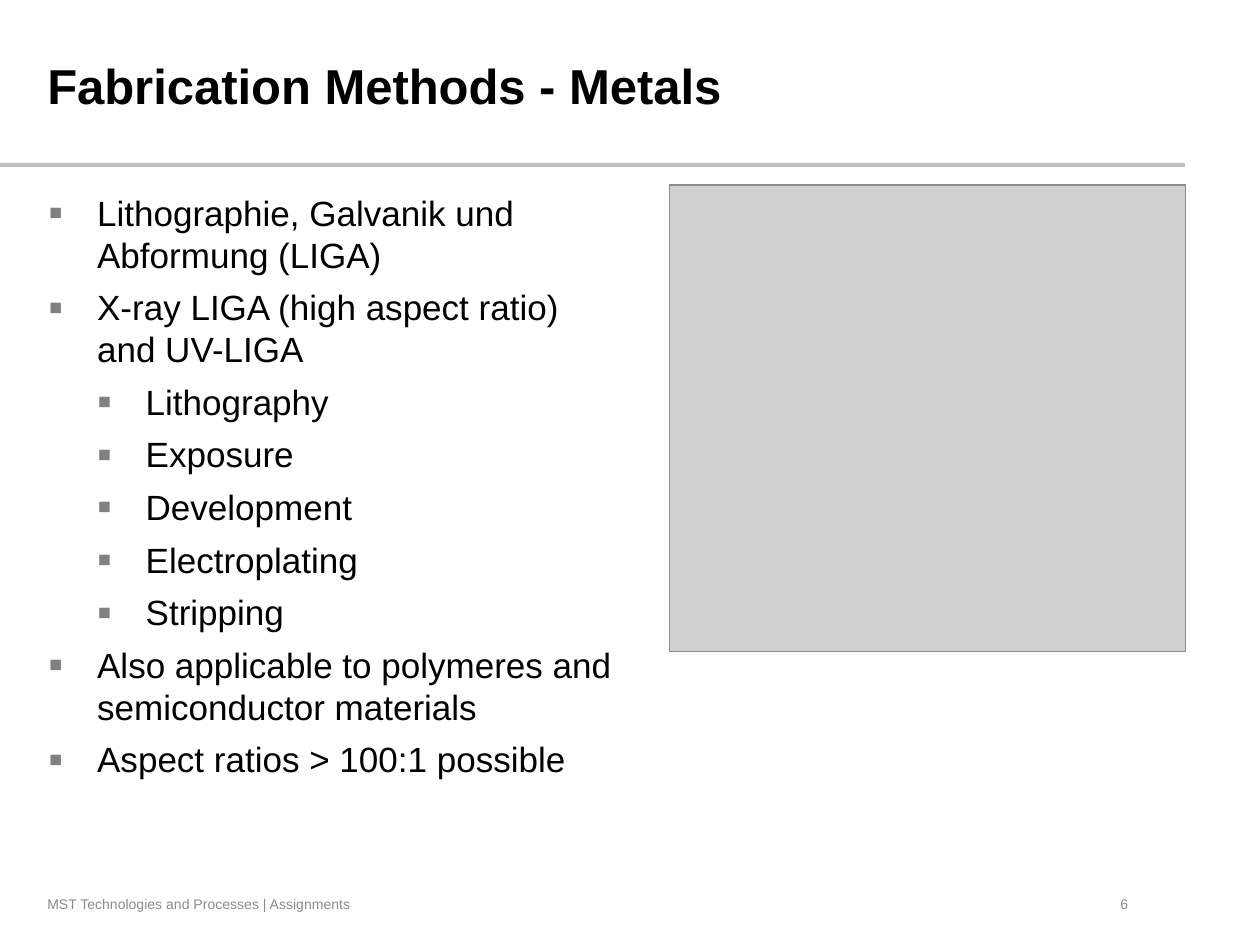
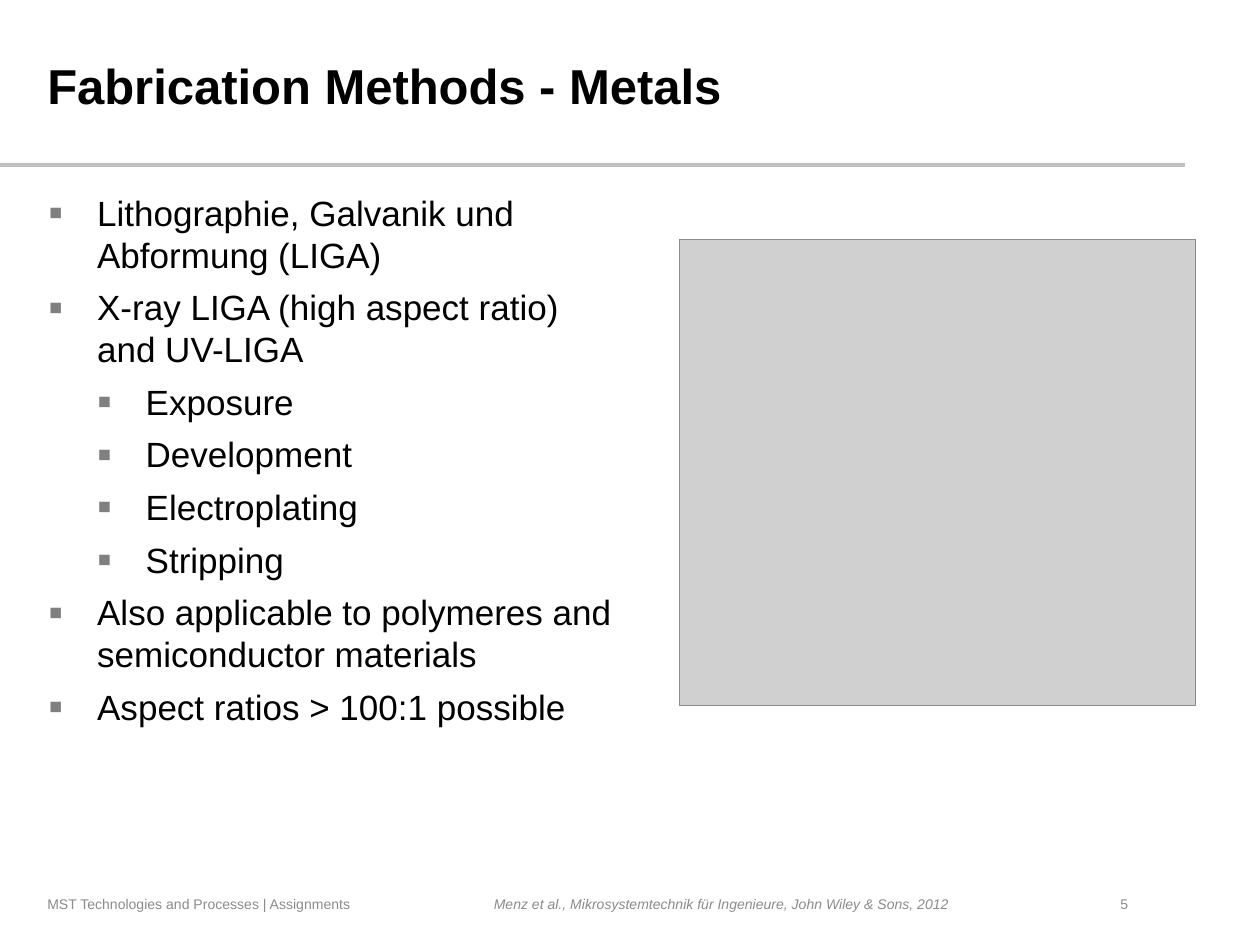
Before and after one commit to JayWiz/MST---High-Aspect-Ratio-MEMS, a slide deck: slide 5 of High_Aspect_Ratio_MEMS.pptx (slide 6 before the commit). Drawn at 1260x945 pixels with LibreOffice and Linux fonts; fonts in the diff are those of the drawing; grey boxes stand for pictures; background and template pictures are left out. Boxes give left, top, right and bottom in pixels: in the first picture for what was removed or moved away, otherwise in the second. Text is boxed around its words. In the diff, an @@ line names an element or a change of style, - is before the commit and + after.

```diff
--- a/High_Aspect_Ratio_MEMS.pptx
+++ b/High_Aspect_Ratio_MEMS.pptx
@@ picture: place and size @@
-picture at box(669, 185, 1186, 651)
+picture at box(679, 239, 1196, 706)
@@ text at box(146, 389, 329, 422): paragraph removed @@
-  ▪ Lithography
@@ text added at box(494, 899, 948, 912), 8 pt, text #8C8C8C, italic @@
+Menz et al., Mikrosystemtechnik für Ingenieure, John Wiley & Sons, 2012
@@ page number at box(1120, 899, 1128, 909): text changed @@
-6
+5
```
Also in this commit, not shown: 2 other slides changed, 1 slide removed.
